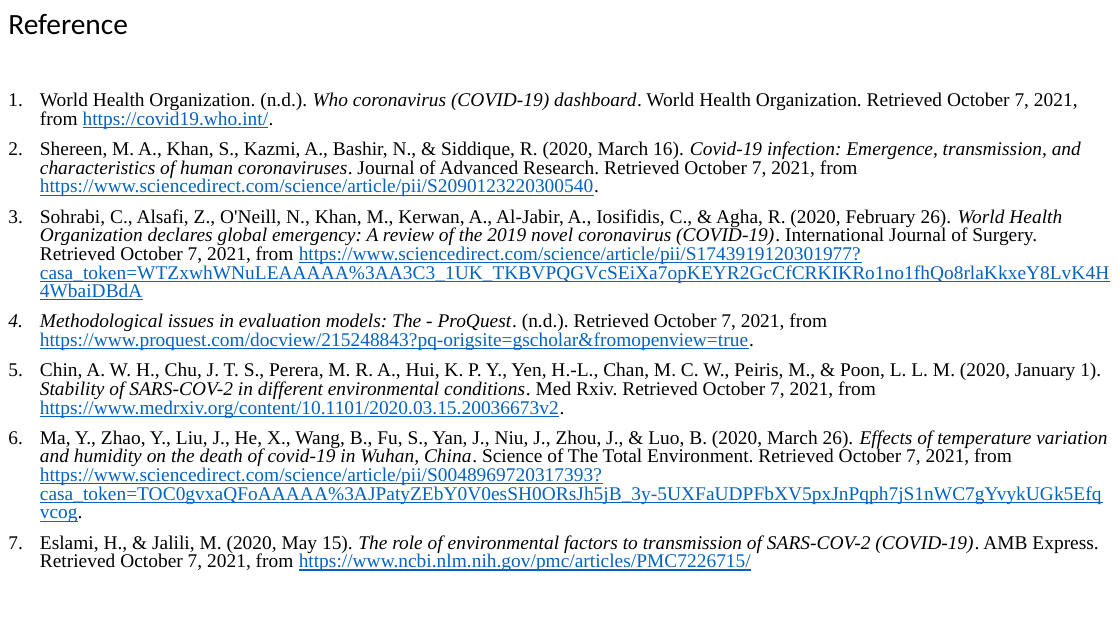
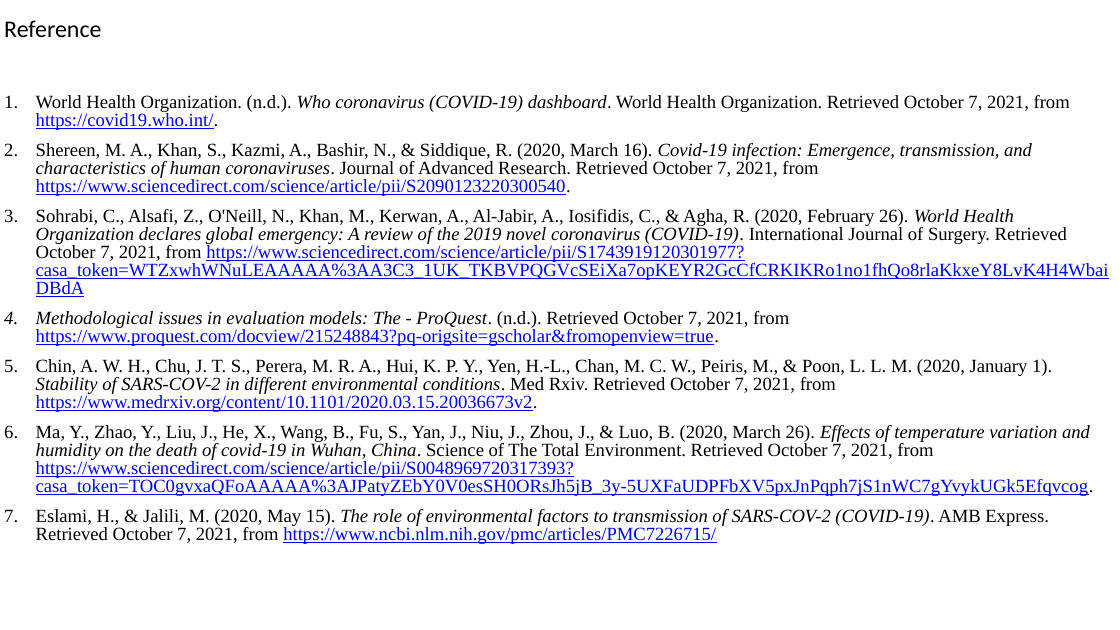
Before and after one commit to ShuyangLu/QBS181final, a slide deck: slide 16 of qbs 181 group.pptx (slide 11 before the commit). Drawn at 1120x630 pixels with LibreOffice and Linux fonts; fonts in the diff are those of the drawing. Boxes give left, top, right and bottom in pixels: in the first picture for what was removed or moved away, otherwise in the second. Text is boxed around its words. In the diff, an @@ line names an element or a change of style, - is before the commit and + after.

Commit message:
Updated slides with model part

```diff
--- a/qbs 181 group.pptx
+++ b/qbs 181 group.pptx
@@ title "Reference" at <box>4,20,101,37</box>: size 25.2 to 20.5 pt @@
@@ subtitle "World Health Organization. (n.d.). Who ..." at <box>36,95,1109,544</box>: size 16.6 to 16 pt; text colour #0563C1 to #0000FF in "https://covid19.who.int/.", "https://www.sciencedirect.com/science/article/pii/S209012322 ...", "https://www.sciencedirect.com/science/article/pii/S174391912 ...", "https://www.proquest.com/docview/215248843?pq-origsite=gscho ..." and 3 more places; line spacing 0.8 to 0.81 @@
```
Also in this commit, not shown: 9 other slides changed, 5 slides added.
